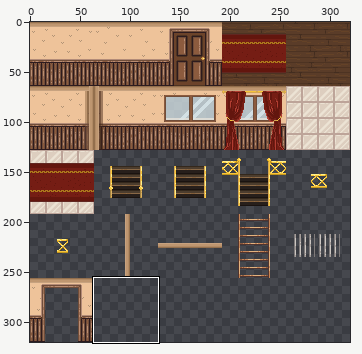
A sprite sheet gets an edit: Assets/Sprites/TileSet_couloir.png. The first picture is a wide view before the edit; the outline marks the close-up.
Close-up. As it was:
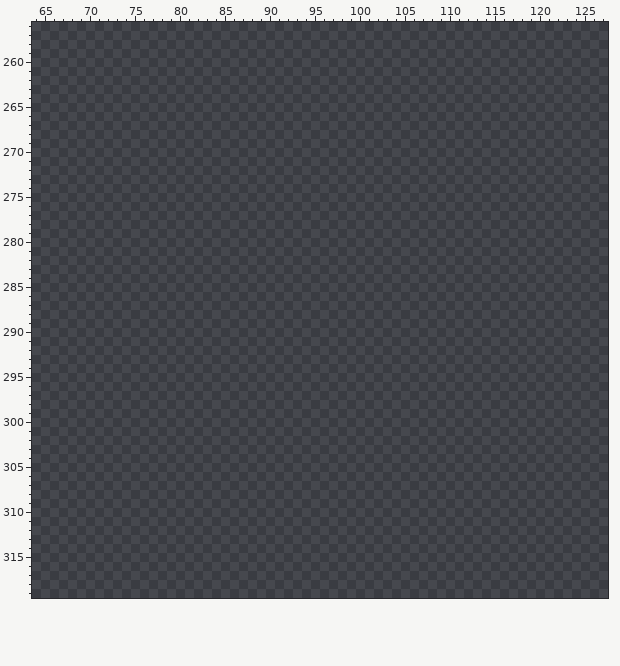
The file is 320x320 pixels. Colours within 5 levels of each other are drawn and written as one. Shown: x 64..127, y 256..319.
Now the later version:
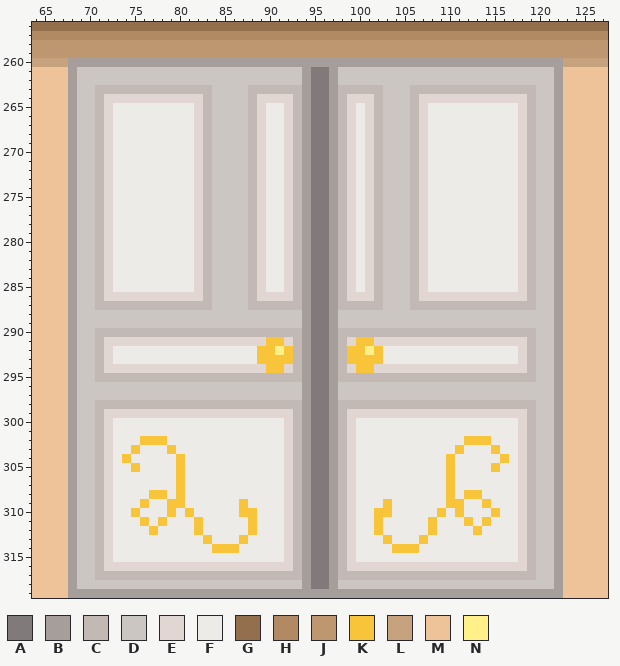
Palette (. is transparent): A #807b7a  B #a69e9a  C #c2b9b4  D #cbc6c1  E #e1d6d1  F #ecebe7  G #936f4d  H #b18a64  J #be9670  K #f8c53a  L #c7a27f  M #eec39a  N #fff089
Difference:
y 256: x 64..127 ................................................................ -> GGGGGGGGGGGGGGGGGGGGGGGGGGGGGGGGGGGGGGGGGGGGGGGGGGGGGGGGGGGGGGGG
y 257: x 64..127 ................................................................ -> HHHHHHHHHHHHHHHHHHHHHHHHHHHHHHHHHHHHHHHHHHHHHHHHHHHHHHHHHHHHHHHH
y 258..259: x 64..127 ................................................................ -> JJJJJJJJJJJJJJJJJJJJJJJJJJJJJJJJJJJJJJJJJJJJJJJJJJJJJJJJJJJJJJJJ
y 260: x 64..127 ................................................................ -> LLLLBBBBBBBBBBBBBBBBBBBBBBBBBBBBBBBBBBBBBBBBBBBBBBBBBBBBBBBLLLLL
y 261..262: x 64..127 ................................................................ -> MMMMBDDDDDDDDDDDDDDDDDDDDDDDDDBAABDDDDDDDDDDDDDDDDDDDDDDDDBMMMMM
y 263: x 64..127 ................................................................ -> MMMMBDDCCCCCCCCCCCCCDDDDCCCCCCBAABCCCCCDDDCCCCCCCCCCCCCCDDBMMMMM
y 264: x 64..127 ................................................................ -> MMMMBDDCEEEEEEEEEEECDDDDCEEEECBAABCEEECDDDCEEEEEEEEEEEECDDBMMMMM
y 265..285: x 64..127 ................................................................ -> MMMMBDDCEFFFFFFFFFECDDDDCEFFECBAABCEFECDDDCEFFFFFFFFFFECDDBMMMMM
y 286: x 64..127 ................................................................ -> MMMMBDDCEEEEEEEEEEECDDDDCEEEECBAABCEEECDDDCEEEEEEEEEEEECDDBMMMMM
y 287: x 64..127 ................................................................ -> MMMMBDDCCCCCCCCCCCCCDDDDCCCCCCBAABCCCCCDDDCCCCCCCCCCCCCCDDBMMMMM
y 288..289: x 64..127 ................................................................ -> MMMMBDDDDDDDDDDDDDDDDDDDDDDDDDBAABDDDDDDDDDDDDDDDDDDDDDDDDBMMMMM
y 290: x 64..127 ................................................................ -> MMMMBDDCCCCCCCCCCCCCCCCCCCCCCCBAABCCCCCCCCCCCCCCCCCCCCCCDDBMMMMM
y 291: x 64..127 ................................................................ -> MMMMBDDCEEEEEEEEEEEEEEEEEEKKECBAABCEKKEEEEEEEEEEEEEEEEECDDBMMMMM
y 292: x 64..127 ................................................................ -> MMMMBDDCEFFFFFFFFFFFFFFFFKKNKCBAABCKKNKFFFFFFFFFFFFFFFECDDBMMMMM
y 293: x 64..127 ................................................................ -> MMMMBDDCEFFFFFFFFFFFFFFFFKKKKCBAABCKKKKFFFFFFFFFFFFFFFECDDBMMMMM
y 294: x 64..127 ................................................................ -> MMMMBDDCEEEEEEEEEEEEEEEEEEKKECBAABCEKKEEEEEEEEEEEEEEEEECDDBMMMMM
y 295: x 64..127 ................................................................ -> MMMMBDDCCCCCCCCCCCCCCCCCCCCCCCBAABCCCCCCCCCCCCCCCCCCCCCCDDBMMMMM
y 296..297: x 64..127 ................................................................ -> MMMMBDDDDDDDDDDDDDDDDDDDDDDDDDBAABDDDDDDDDDDDDDDDDDDDDDDDDBMMMMM
y 298: x 64..127 ................................................................ -> MMMMBDDCCCCCCCCCCCCCCCCCCCCCCCBAABCCCCCCCCCCCCCCCCCCCCCCDDBMMMMM
y 299: x 64..127 ................................................................ -> MMMMBDDCEEEEEEEEEEEEEEEEEEEEECBAABCEEEEEEEEEEEEEEEEEEEECDDBMMMMM
y 300..301: x 64..127 ................................................................ -> MMMMBDDCEFFFFFFFFFFFFFFFFFFFECBAABCEFFFFFFFFFFFFFFFFFFECDDBMMMMM
y 302: x 64..127 ................................................................ -> MMMMBDDCEFFFKKKFFFFFFFFFFFFFECBAABCEFFFFFFFFFFFFKKKFFFECDDBMMMMM
y 303: x 64..127 ................................................................ -> MMMMBDDCEFFKFFFKFFFFFFFFFFFFECBAABCEFFFFFFFFFFFKFFFKFFECDDBMMMMM
y 304: x 64..127 ................................................................ -> MMMMBDDCEFKFFFFFKFFFFFFFFFFFECBAABCEFFFFFFFFFFKFFFFFKFECDDBMMMMM
y 305: x 64..127 ................................................................ -> MMMMBDDCEFFKFFFFKFFFFFFFFFFFECBAABCEFFFFFFFFFFKFFFFKFFECDDBMMMMM
y 306..307: x 64..127 ................................................................ -> MMMMBDDCEFFFFFFFKFFFFFFFFFFFECBAABCEFFFFFFFFFFKFFFFFFFECDDBMMMMM
y 308: x 64..127 ................................................................ -> MMMMBDDCEFFFFKKFKFFFFFFFFFFFECBAABCEFFFFFFFFFFKFKKFFFFECDDBMMMMM
y 309: x 64..127 ................................................................ -> MMMMBDDCEFFFKFFKKFFFFFFKFFFFECBAABCEFFFKFFFFFFKKFFKFFFECDDBMMMMM
y 310: x 64..127 ................................................................ -> MMMMBDDCEFFKFFFKFKFFFFFKKFFFECBAABCEFFKKFFFFFKFKFFFKFFECDDBMMMMM
y 311: x 64..127 ................................................................ -> MMMMBDDCEFFFKFKFFFKFFFFFKFFFECBAABCEFFKFFFFFKFFFKFKFFFECDDBMMMMM
y 312: x 64..127 ................................................................ -> MMMMBDDCEFFFFKFFFFKFFFFFKFFFECBAABCEFFKFFFFFKFFFFKFFFFECDDBMMMMM
y 313: x 64..127 ................................................................ -> MMMMBDDCEFFFFFFFFFFKFFFKFFFFECBAABCEFFFKFFFKFFFFFFFFFFECDDBMMMMM
y 314: x 64..127 ................................................................ -> MMMMBDDCEFFFFFFFFFFFKKKFFFFFECBAABCEFFFFKKKFFFFFFFFFFFECDDBMMMMM
y 315: x 64..127 ................................................................ -> MMMMBDDCEFFFFFFFFFFFFFFFFFFFECBAABCEFFFFFFFFFFFFFFFFFFECDDBMMMMM
y 316: x 64..127 ................................................................ -> MMMMBDDCEEEEEEEEEEEEEEEEEEEEECBAABCEEEEEEEEEEEEEEEEEEEECDDBMMMMM
y 317: x 64..127 ................................................................ -> MMMMBDDCCCCCCCCCCCCCCCCCCCCCCCBAABCCCCCCCCCCCCCCCCCCCCCCDDBMMMMM
y 318: x 64..127 ................................................................ -> MMMMBDDDDDDDDDDDDDDDDDDDDDDDDDBAABDDDDDDDDDDDDDDDDDDDDDDDDBMMMMM
y 319: x 64..127 ................................................................ -> MMMMBBBBBBBBBBBBBBBBBBBBBBBBBBBBBBBBBBBBBBBBBBBBBBBBBBBBBBBMMMMM
Changed places in both close-ups, as pixel boxes (x1, y1, x2, y2):
added: (32, 22, 608, 598)
